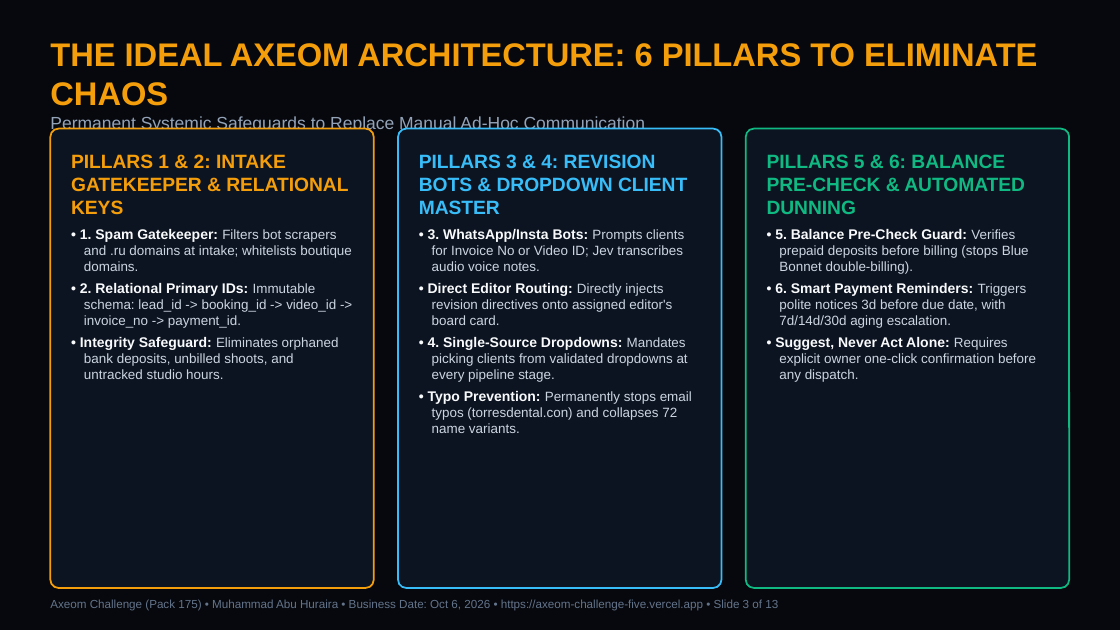
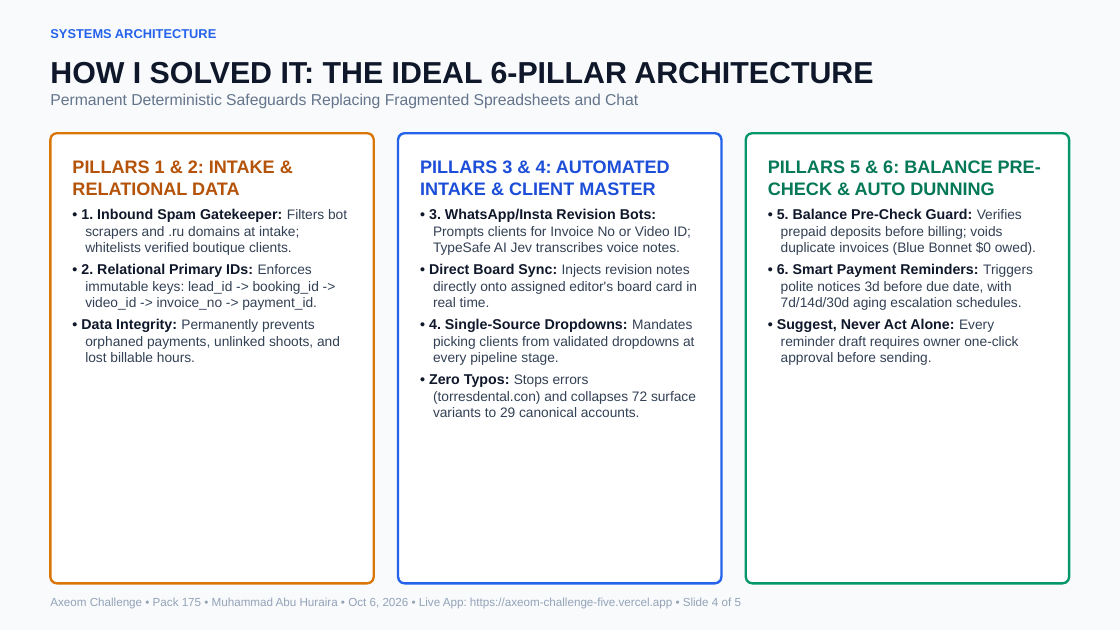
Before and after one commit to hurairamuzammal/axeom-challenge-pack-175, a slide deck: slide 4 of Axeom Challenge - Pack 175/Axeom_Presentation_Pack175.pptx (slide 3 before the commit). Drawn at 1120x630 pixels with LibreOffice and Linux fonts; fonts in the diff are those of the drawing. Boxes give left, top, right and bottom in pixels: in the first picture for what was removed or moved away, otherwise in the second. Text is boxed around its words. In the diff, an @@ line names an element or a change of style, - is before the commit and + after.

Commit message:
feat(presentation): convert to minimal light-themed 5-slide deck with fast jump to live app

```diff
--- a/Axeom Challenge - Pack 175/Axeom_Presentation_Pack175.pptx
+++ b/Axeom Challenge - Pack 175/Axeom_Presentation_Pack175.pptx
@@ background #06080D to #F8FAFC @@
@@ text added at (50,29,216,38), 11 pt, text #2563EB, bold @@
+SYSTEMS ARCHITECTURE
@@ text at (50,61,873,109): text changed; size 15 to 13.5 pt; text colour #94A3B8 to #64748B @@
-THE IDEAL AXEOM ARCHITECTURE: 6 PILLARS TO ELIMINATE CHAOS
-Permanent Systemic Safeguards to Replace Manual Ad-Hoc Communication
+HOW I SOLVED IT: THE IDEAL 6-PILLAR ARCHITECTURE
+Permanent Deterministic Safeguards Replacing Fragmented Spreadsheets and Chat
@@ rounded rectangle "PILLARS 1 & 2: INTAKE ...": place and size @@
-rounded rectangle "PILLARS 1 & 2: INTAKE ..." at (50,129,374,588)
+rounded rectangle "PILLARS 1 & 2: INTAKE ..." at (50,134,374,584)
@@ rounded rectangle "PILLARS 1 & 2: INTAKE ..." at (50,134,374,584): fill #0D1421 to #FFFFFF; outline #F59E0B 1.5 pt to #D97706 2 pt; proportions changed @@
@@ rounded rectangle "PILLARS 3 & 4: AUTOMATED ...": place and size @@
-rounded rectangle "PILLARS 3 & 4: AUTOMATED ..." at (398,129,722,588)
+rounded rectangle "PILLARS 3 & 4: AUTOMATED ..." at (398,134,722,584)
@@ rounded rectangle "PILLARS 3 & 4: AUTOMATED ..." at (398,134,722,584): fill #0D1421 to #FFFFFF; outline #38BDF8 1.5 pt to #2563EB 2 pt; proportions changed @@
@@ rounded rectangle "PILLARS 5 & 6: BALANCE ...": place and size @@
-rounded rectangle "PILLARS 5 & 6: BALANCE ..." at (746,129,1070,588)
+rounded rectangle "PILLARS 5 & 6: BALANCE ..." at (746,134,1070,584)
@@ rounded rectangle "PILLARS 5 & 6: BALANCE ..." at (746,134,1070,584): fill #0D1421 to #FFFFFF; outline #10B981 1.5 pt to #059669 2 pt; proportions changed @@
@@ text in rounded rectangle at (72,160,347,362): text changed; size 11.5 to 11.8 pt; text colour #CBD5E1 to #334155 @@
-PILLARS 1 & 2: INTAKE GATEKEEPER & RELATIONAL KEYS
-• 1. Spam Gatekeeper: Filters bot scrapers and .ru domains at intake; whitelists boutique domains.
-• 2. Relational Primary IDs: Immutable schema: lead_id -> booking_id -> video_id -> invoice_no -> payment_id.
-• Integrity Safeguard: Eliminates orphaned bank deposits, unbilled shoots, and untracked studio hours.
+PILLARS 1 & 2: INTAKE & RELATIONAL DATA
+• 1. Inbound Spam Gatekeeper: Filters bot scrapers and .ru domains at intake; whitelists verified boutique clients.
+• 2. Relational Primary IDs: Enforces immutable keys: lead_id -> booking_id -> video_id -> invoice_no -> payment_id.
+• Data Integrity: Permanently prevents orphaned payments, unlinked shoots, and lost billable hours.
@@ text in rounded rectangle at (420,160,697,307): text changed; size 11.5 to 11.8 pt; text colour #CBD5E1 to #334155 @@
-PILLARS 3 & 4: REVISION BOTS & DROPDOWN CLIENT MASTER
-• 3. WhatsApp/Insta Bots: Prompts clients for Invoice No or Video ID; Jev transcribes audio voice notes.
-• Direct Editor Routing: Directly injects revision directives onto assigned editor's board card.
+PILLARS 3 & 4: AUTOMATED INTAKE & CLIENT MASTER
+• 3. WhatsApp/Insta Revision Bots: Prompts clients for Invoice No or Video ID; TypeSafe AI Jev transcribes voice notes.
+• Direct Board Sync: Injects revision notes directly onto assigned editor's board card in real time.
@@ text in rounded rectangle at (768,160,1041,365): text changed; size 11.5 to 11.8 pt; text colour #CBD5E1 to #334155 @@
-PILLARS 5 & 6: BALANCE PRE-CHECK & AUTOMATED DUNNING
-• 5. Balance Pre-Check Guard: Verifies prepaid deposits before billing (stops Blue Bonnet double-billing).
-• 6. Smart Payment Reminders: Triggers polite notices 3d before due date, with 7d/14d/30d aging escalation.
-• Suggest, Never Act Alone: Requires explicit owner one-click confirmation before any dispatch.
+PILLARS 5 & 6: BALANCE PRE-CHECK & AUTO DUNNING
+• 5. Balance Pre-Check Guard: Verifies prepaid deposits before billing; voids duplicate invoices (Blue Bonnet $0 owed).
+• 6. Smart Payment Reminders: Triggers polite notices 3d before due date, with 7d/14d/30d aging escalation schedules.
+• Suggest, Never Act Alone: Every reminder draft requires owner one-click approval before sending.
@@ text in rounded rectangle at (429,318,694,365): size 12 to 12.2 pt, text colour #F8FAFC to #0F172A in "• 4. Single-Source Dropdowns:"; size 11.5 to 11.8 pt, text colour #CBD5E1 to #334155 in "Mandates picking clients from validated dropdowns at ..." @@
@@ text in rounded rectangle at (429,374,696,417): text changed; size 11.5 to 11.8 pt; text colour #CBD5E1 to #334155 @@
-• Typo Prevention: Permanently stops email typos (torresdental.con) and collapses 72 name variants.
+• Zero Typos: Stops errors (torresdental.con) and collapses 72 surface variants to 29 canonical accounts.
@@ text at (50,597,741,608): text changed; text colour #64748B to #94A3B8 @@
-Axeom Challenge (Pack 175) • Muhammad Abu Huraira • Business Date: Oct 6, 2026 • https://axeom-challenge-five.vercel.app • Slide 3 of 13
+Axeom Challenge • Pack 175 • Muhammad Abu Huraira • Oct 6, 2026 • Live App: https://axeom-challenge-five.vercel.app • Slide 4 of 5
```
Also in this commit, not shown: 2 other slides changed, 2 slides added, 10 slides removed, 5 other files.
